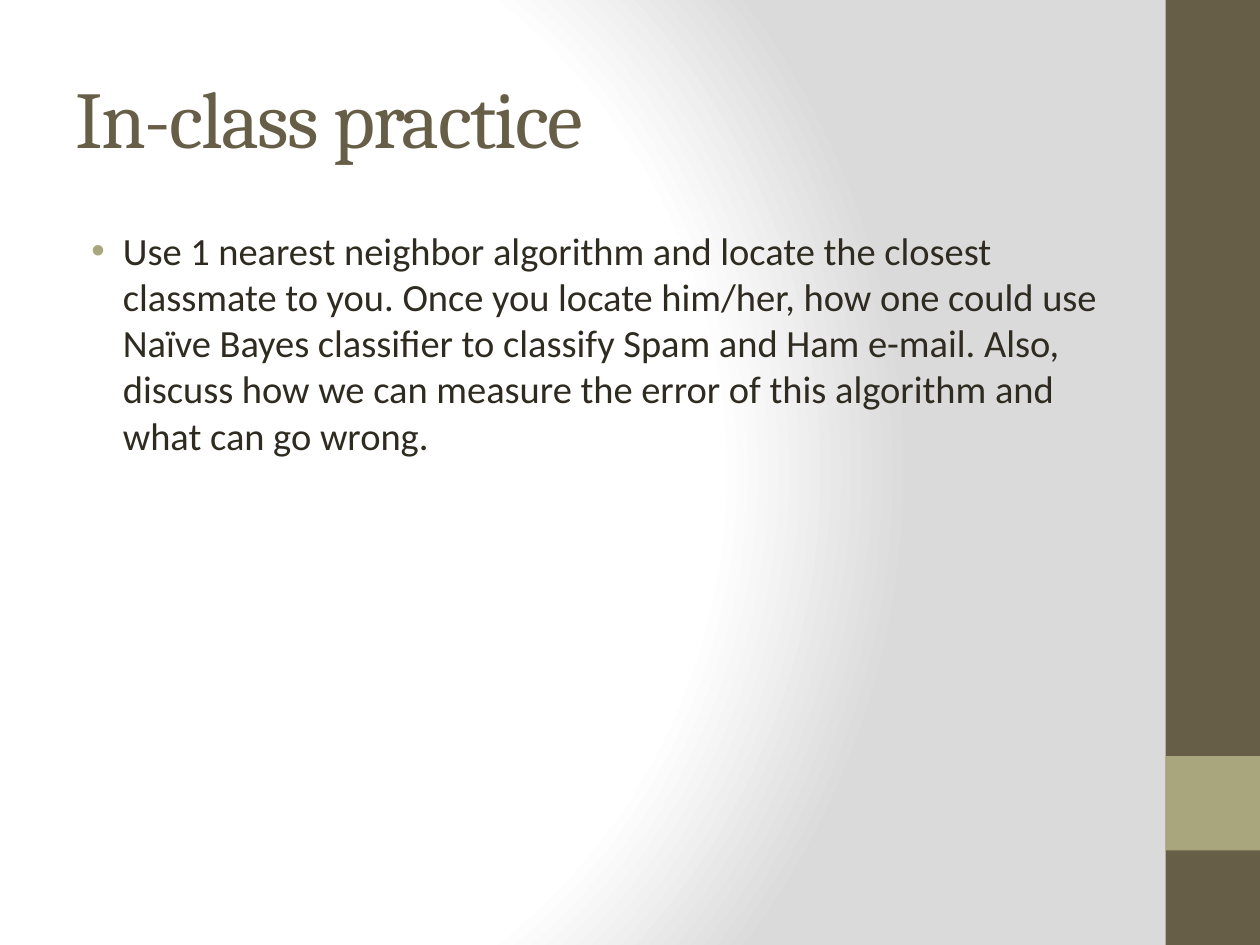
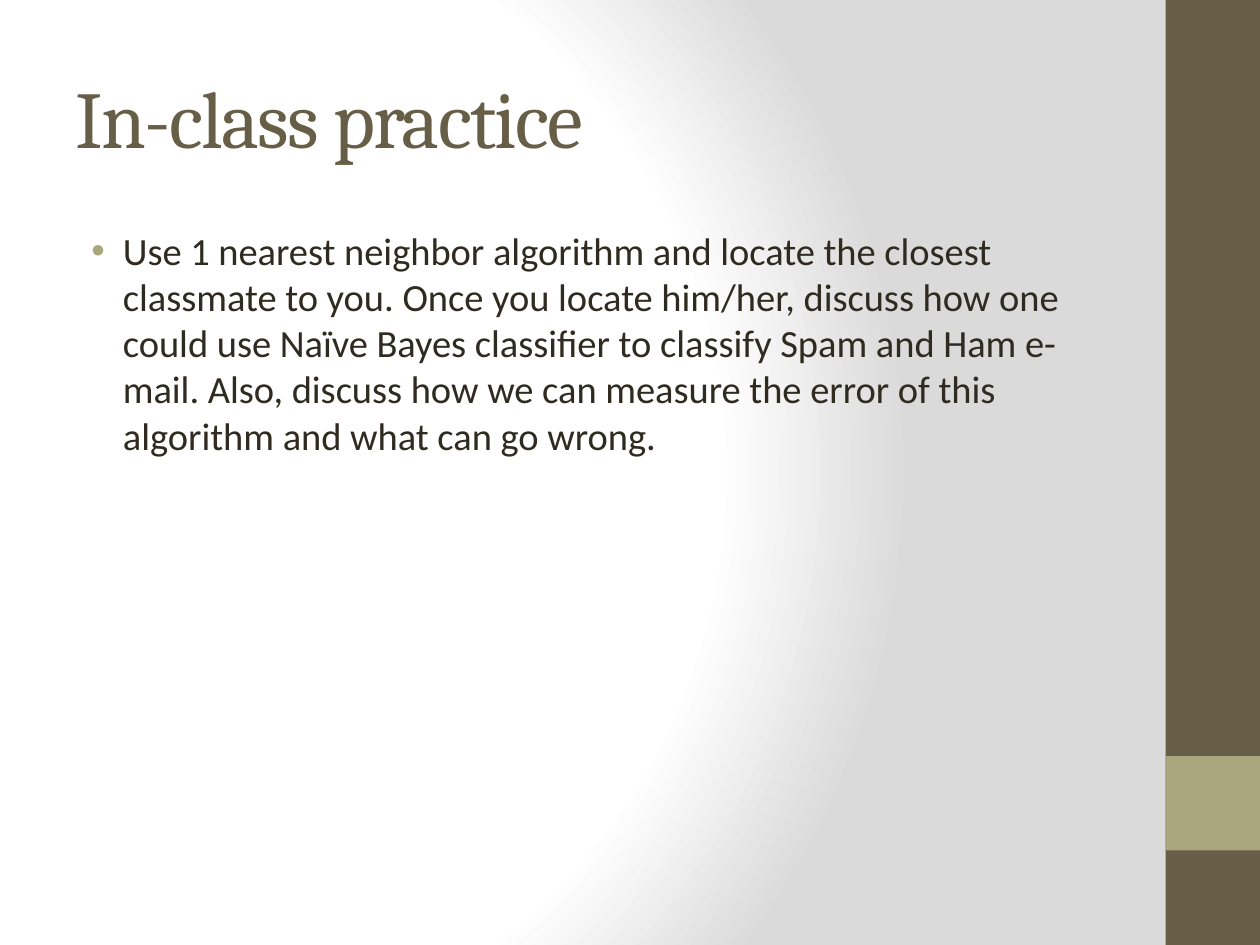
Before and after one commit to readywater/SF-DAT-20, a slide deck: slide 9 of Lecture Notes-Slides/Lecture 17.pptx. Drawn at 1260x945 pixels with LibreOffice and Linux fonts; fonts in the diff are those of the drawing. Boxes give left, top, right and bottom in pixels: in the first picture for what was removed or moved away, otherwise in the second. Text is boxed around its words. In the diff, an @@ line names an element or a change of style, - is before the commit and + after.

```diff
--- a/Lecture Notes-Slides/Lecture 17.pptx
+++ b/Lecture Notes-Slides/Lecture 17.pptx
@@ text at [123, 238, 1059, 457]: text changed @@
-• Use 1 nearest neighbor algorithm and locate the closest classmate to you. Once you locate him/her, how one could use Naïve Bayes classifier to classify Spam and Ham e-mail. Also, discuss how we can measure the error of this algorithm and what can go wrong.
+• Use 1 nearest neighbor algorithm and locate the closest classmate to you. Once you locate him/her, discuss how one could use Naïve Bayes classifier to classify Spam and Ham e-mail. Also, discuss how we can measure the error of this algorithm and what can go wrong.
```
Also in this commit, not shown: 5 other slides changed.
